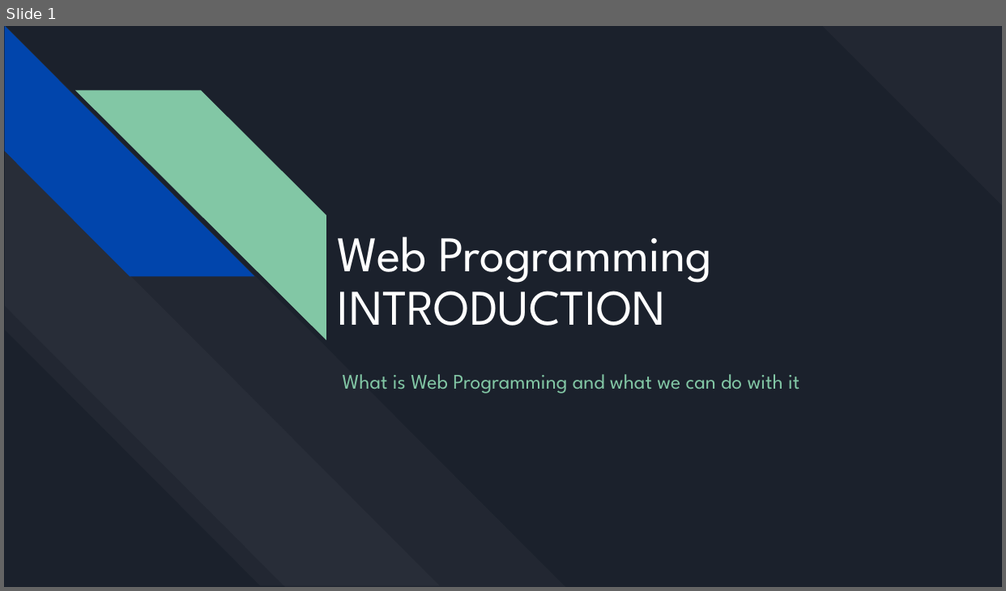
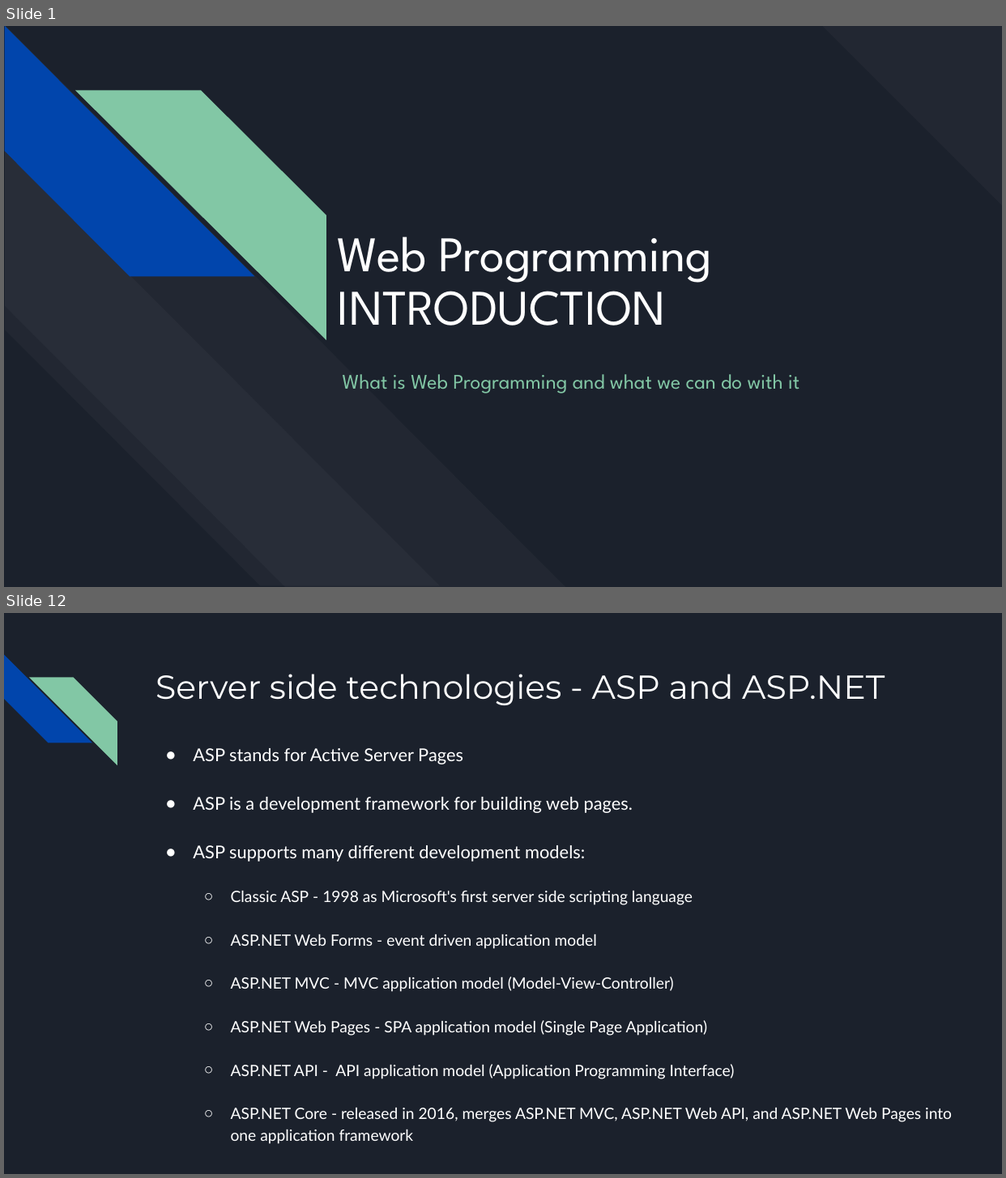
Before and after one commit to bulhard/Web-Programming, a slide deck: 00 Presentations/01 Introduction.pptx. Shown one above the other, each under a label of ours: slide 1 before the commit, slides 1 and 12 after it; the slides between them are not shown. The pictures are 1006x591 and 1006x1178 pixels, drawn with LibreOffice and Linux fonts; fonts in the diff are those of the drawing. Boxes give left, top, right and bottom in pixels: in the first picture for what was removed or moved away, otherwise in the second. Text is boxed around its words. In the diff, an @@ line names an element or a change of style, - is before the commit and + after.

Commit message:
Web development introduction presentation

```diff
--- a/00 Presentations/01 Introduction.pptx
+++ b/00 Presentations/01 Introduction.pptx
@@ slide 12 added at [4, 613, 1002, 1174], background #1B212C @@
@@ diag stripe added at [4, 655, 92, 743], fill #0145AC @@
@@ diag stripe added at [28, 677, 117, 766], fill #82C7A5 @@
@@ title added at [155, 674, 884, 705], 32 pt, text #FFFFFF @@
+Server side technologies - ASP and ASP.NET
@@ text added at [193, 748, 952, 1144], 15 pt, text #FFFFFF @@
+● ASP stands for Active Server Pages
+● ASP is a development framework for building web pages.
+● ASP supports many different development models:
+  ○ Classic ASP - 1998 as Microsoft's first server side scripting language
+  ○ ASP.NET Web Forms - event driven application model
+  ○ ASP.NET MVC - MVC application model (Model-View-Controller)
+  ○ ASP.NET Web Pages - SPA application model (Single Page Application)
+  ○ ASP.NET API - API application model (Application Programming Interface)
+  ○ ASP.NET Core - released in 2016, merges ASP.NET MVC, ASP.NET Web API, and ASP.NET Web Pages into one application framework
```
Also in this commit, not shown: 1 slide changed, 30 other slides added.
